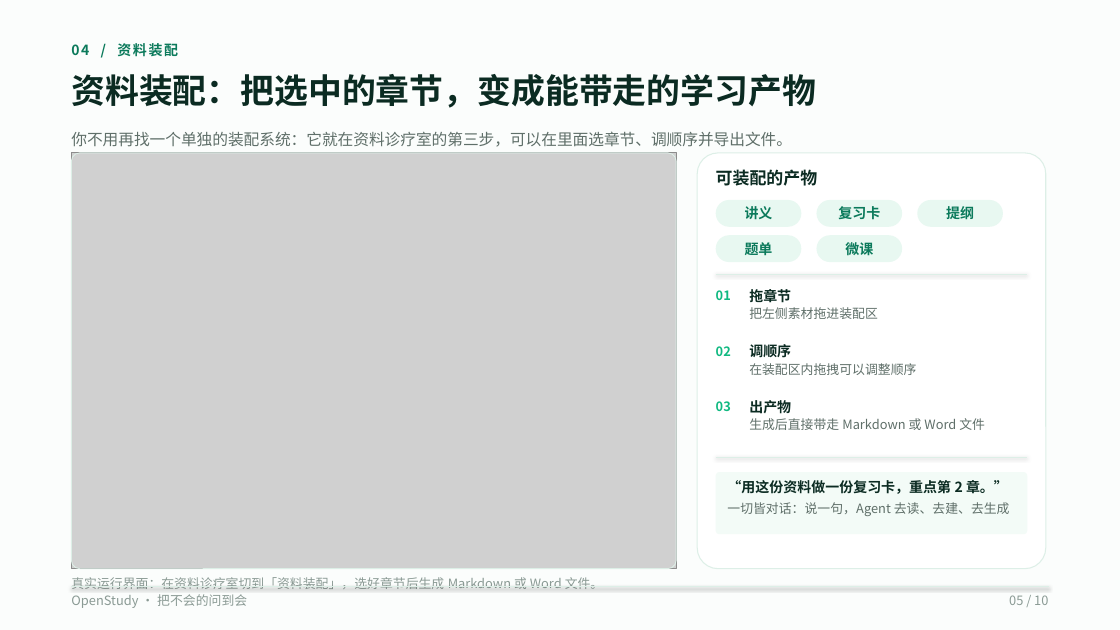
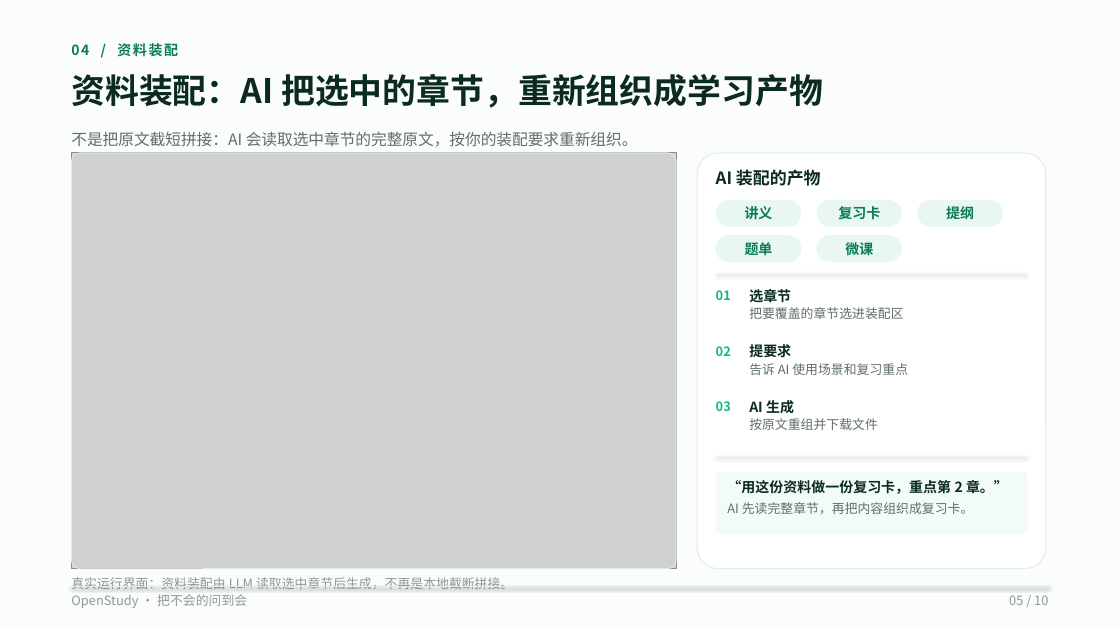
Before and after one commit to wufeng1234567/openstudy-fastapi-ts, a slide deck: slide 5 of doc/competition/OpenStudy-10页-V3-码道版.pptx. Drawn at 1120x630 pixels with LibreOffice and Linux fonts; fonts in the diff are those of the drawing; grey boxes stand for pictures. Boxes give left, top, right and bottom in pixels: in the first picture for what was removed or moved away, otherwise in the second. Text is boxed around its words. In the diff, an @@ line names an element or a change of style, - is before the commit and + after.

Commit message:
feat: 资料装配接入 LLM 流式生成

```diff
--- a/doc/competition/OpenStudy-10页-V3-码道版.pptx
+++ b/doc/competition/OpenStudy-10页-V3-码道版.pptx
@@ text at (71, 74, 823, 108): text changed @@
-资料装配：把选中的章节，变成能带走的学习产物
+资料装配：AI 把选中的章节，重新组织成学习产物
@@ text at (71, 131, 638, 147): text changed @@
-你不用再找一个单独的装配系统：它就在资料诊疗室的第三步，可以在里面选章节、调顺序并导出文件。
+不是把原文截短拼接：AI 会读取选中章节的完整原文，按你的装配要求重新组织。
@@ text at (716, 169, 821, 186): text changed @@
-可装配的产物
+AI 装配的产物
@@ text at (749, 289, 791, 302): text changed @@
-拖章节
+选章节
@@ text at (749, 307, 903, 319): text changed @@
-把左侧素材拖进装配区
+把要覆盖的章节选进装配区
@@ text at (749, 342, 791, 360): text changed @@
-调顺序
+提要求
@@ text at (749, 363, 908, 375): text changed @@
-在装配区内拖拽可以调整顺序
+告诉 AI 使用场景和复习重点
@@ text at (749, 400, 794, 413): text changed @@
-出产物
+AI 生成
@@ text at (749, 418, 878, 430): text changed @@
-生成后直接带走 Markdown 或 Word 文件
+按原文重组并下载文件
@@ text at (727, 502, 973, 514): text changed @@
-一切皆对话：说一句，Agent 去读、去建、去生成
+AI 先读完整章节，再把内容组织成复习卡。
@@ text at (71, 577, 513, 589): text changed @@
-真实运行界面：在资料诊疗室切到「资料装配」，选好章节后生成 Markdown 或 Word 文件。
+真实运行界面：资料装配由 LLM 读取选中章节后生成，不再是本地截断拼接。
```
Also in this commit, not shown: 12 other files.
